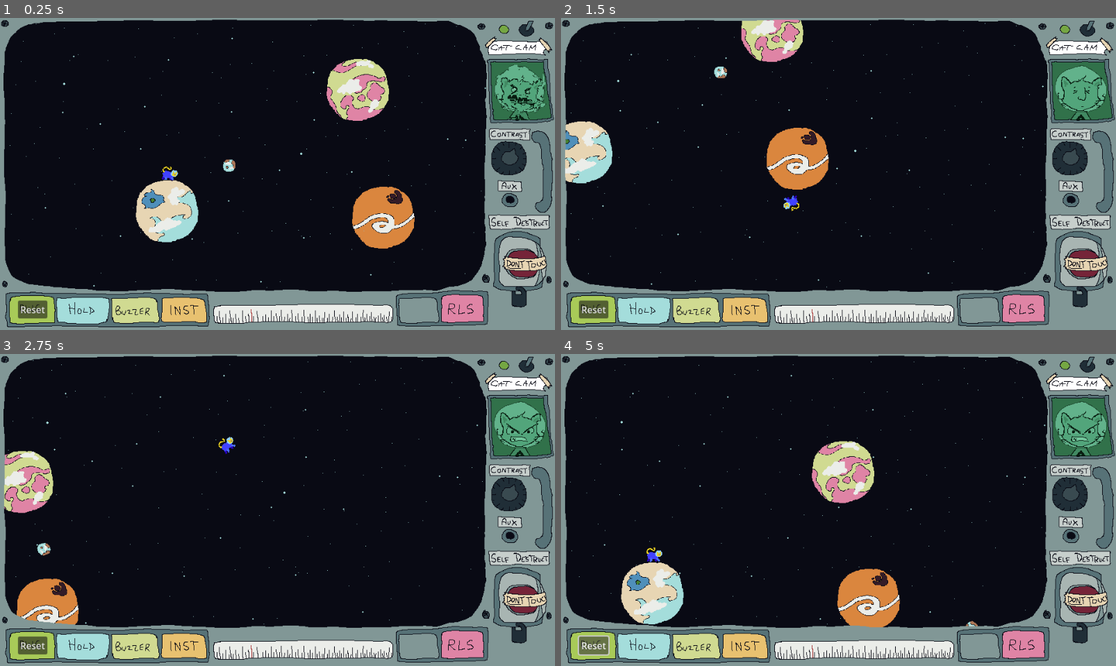
Above: before the commit, frames 1-4 (two rows, left to right).
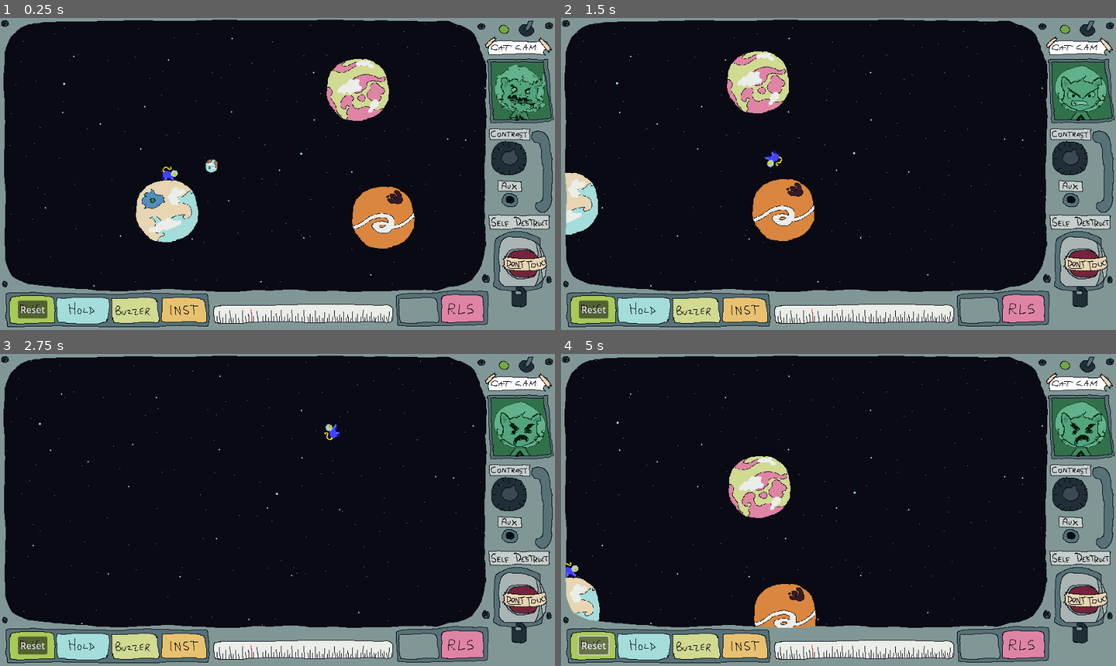
Above: after the commit, the same moments.

Repository: butlernc/space.cat.launcher
Game: Godot game, scene res://Scenes/main.tscn
Same seed, same stepped clock (60 frames per second), same inputs: the game is played once before the commit and once after it.
Inputs (mouse positions are in pixels of both pictures, inside the frame that each line leads up to):
- Up to frame 1 (0.25 s): no input
- Up to frame 2 (1.5 s): move the mouse to (960, 158) at 0.52 s; press the mouse at (960, 158) at 0.53 s; move the mouse to (727, 189) at 1.27 s; release the mouse at (727, 189) at 1.28 s; right-click (727, 189) at 1.35 s
- Up to frame 3 (2.75 s): move the mouse to (333, 441) at 2.02 s; press the mouse at (333, 441) at 2.03 s
- Up to frame 4 (5 s): move the mouse to (810, 572) at 2.77 s; release the mouse at (810, 572) at 2.78 s; right-click (810, 572) at 2.85 s; move the mouse to (1005, 556) at 3.52 s; press the mouse at (1005, 556) at 3.53 s; release the mouse at (1005, 556) at 4.25 s; click "Reset" at 4.25 s

The runs differ from the first frame. In frame 1, 0.2% of the frame differs, in the area x 37-43%, y 45-50%; in frame 2, 8.9%; in frame 3, 3.5%; in frame 4, 9.7%, in the area x 0-97%, y 2-88%.

Commit message:
kepler orbits

Diff:
--- a/Scenes/main.tscn
+++ b/Scenes/main.tscn
@@ -12,6 +12,7 @@
 [ext_resource type="Texture2D" uid="uid://c6ihkr33oo23k" path="res://Art/Planets/big_planets3.png" id="9_mwsff"]
 [ext_resource type="Texture2D" uid="uid://dt3btvevspftg" path="res://Art/Planets/big_planets5.png" id="10_5pnan"]
 [ext_resource type="Script" path="res://Scripts/aim-lines.gd" id="10_lew55"]
+[ext_resource type="Script" path="res://Scenes/orbit_planet.gd" id="11_5kv7q"]
 
 [sub_resource type="CircleShape2D" id="CircleShape2D_5mp7u"]
 radius = 115.27
@@ -132,8 +133,7 @@
 
 [node name="Small 1" type="RigidBody2D" parent="Planets/Small"]
 position = Vector2(-50, 20)
-custom_integrator = true
-can_sleep = false
+script = ExtResource("11_5kv7q")
 metadata/_edit_group_ = true
 
 [node name="CollisionShape2D" type="CollisionShape2D" parent="Planets/Small/Small 1"]
--- /dev/null
+++ b/Scenes/orbit_planet.gd
@@ -0,0 +1,57 @@
+extends RigidBody2D
+
+# Kepler Orbit Parameters
+var semi_major_axis : float = 200.0  # Semi-major axis of the orbit
+var eccentricity : float = 0.5        # Eccentricity of the orbit aka how oblong
+var orbital_speed : float = 1.0     # Orbital speed
+# Mean anomaly is a persistent value, so we'll track it across frames
+var mean_anomaly : float = 0.0
+# Center node around which the RigidBody2D orbits
+var center_node : Node2D
+
+# Called when the node enters the scene tree for the first time.
+func _ready():
+	center_node = get_parent().get_parent().get_node("Large/Large 1")
+
+
+func clockwise_orbit(mean_anomaly, delta, orbital_speed):
+	# "positive orbit"
+	# mean_anomaly += delta * orbital_speed
+	return mean_anomaly
+
+func counter_clockwise_orbit(mean_anomaly, delta, orbital_speed):
+	# "negative orbit"
+	# mean_anomaly -= delta * orbital_speed
+	return mean_anomaly
+
+# Function to update the position based on Kepler orbit
+func apply_kepler_orbit(delta: float) -> void:
+	# Ensure we have a valid center_node
+	if center_node == null:
+		return
+
+	# Update mean anomaly based on orbital speed
+	mean_anomaly -= delta * orbital_speed
+
+	# Calculate eccentric anomaly using an iterative method (Newton's method)
+	var eccentric_anomaly : float = mean_anomaly
+	for _x in range(5):  # Perform 5 iterations for better accuracy
+		eccentric_anomaly = mean_anomaly + eccentricity * sin(eccentric_anomaly)
+
+	# Calculate true anomaly
+	var true_anomaly : float = 2.0 * atan2(sqrt(1.0 + eccentricity) * sin(eccentric_anomaly / 2.0),
+										  sqrt(1.0 - eccentricity) * cos(eccentric_anomaly / 2.0))
+
+	# Calculate distance from focus (distance from the center_node)
+	var distance : float = semi_major_axis * (1.0 - eccentricity * cos(eccentric_anomaly))
+
+	# Calculate position in orbit relative to the center_node
+	var x : float = distance * cos(true_anomaly)
+	var y : float = distance * sin(true_anomaly)
+
+	# Set the position of the RigidBody2D relative to the center_node
+	position = center_node.position + Vector2(x, y)
+
+# Called every frame. 'delta' is the elapsed time since the previous frame.
+func _process(delta):
+	apply_kepler_orbit(delta)
Not shown: 1 places in Scenes/main.tscn that only renumber resources
